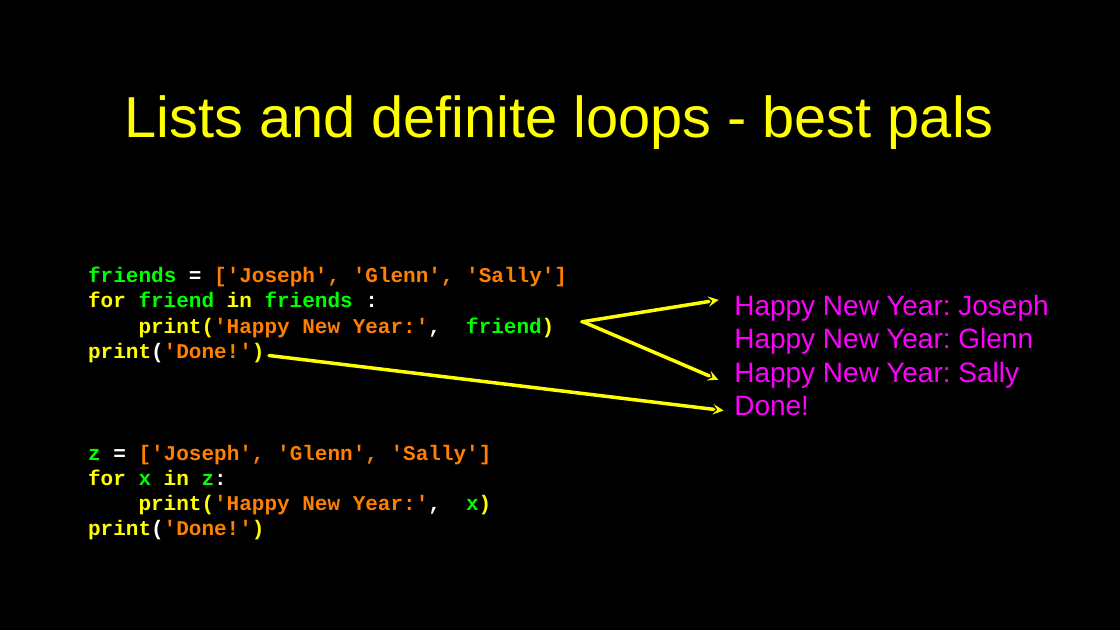
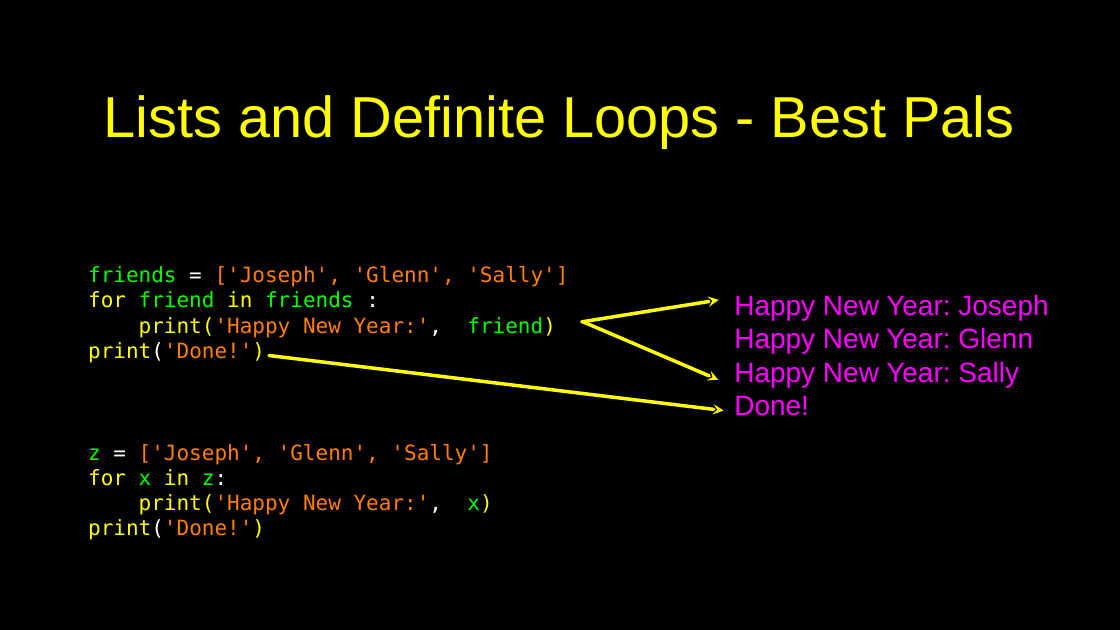
Before and after one commit to csev/py4e, a slide deck: slide 7 of lectures3/Pythonlearn-08-Lists.pptx. Drawn at 1120x630 pixels with LibreOffice and Linux fonts; fonts in the diff are those of the drawing. Boxes give left, top, right and bottom in pixels: in the first picture for what was removed or moved away, otherwise in the second. Text is boxed around its words. In the diff, an @@ line names an element or a change of style, - is before the commit and + after.

```diff
--- a/lectures3/Pythonlearn-08-Lists.pptx
+++ b/lectures3/Pythonlearn-08-Lists.pptx
@@ title at (x1=104, y1=95, x2=1014, y2=148): text changed @@
-Lists and definite loops - best pals
+Lists and Definite Loops - Best Pals
@@ text "friends = ['Joseph', 'Glenn', 'Sally']" at (x1=88, y1=266, x2=568, y2=363): font Courier New to DejaVu Sans Mono, bold off @@
@@ text "z = ['Joseph', 'Glenn', 'Sally']" at (x1=88, y1=444, x2=492, y2=540): font Courier New to DejaVu Sans Mono, bold off @@
```
Also in this commit, not shown: 25 other slides changed, 1 other file.
